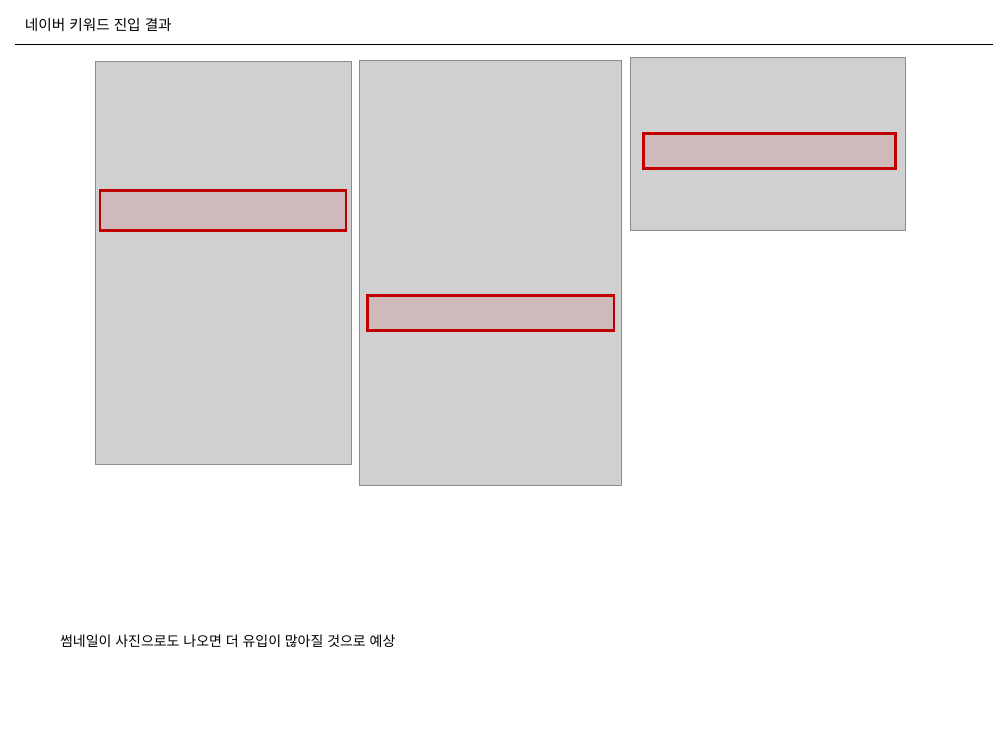
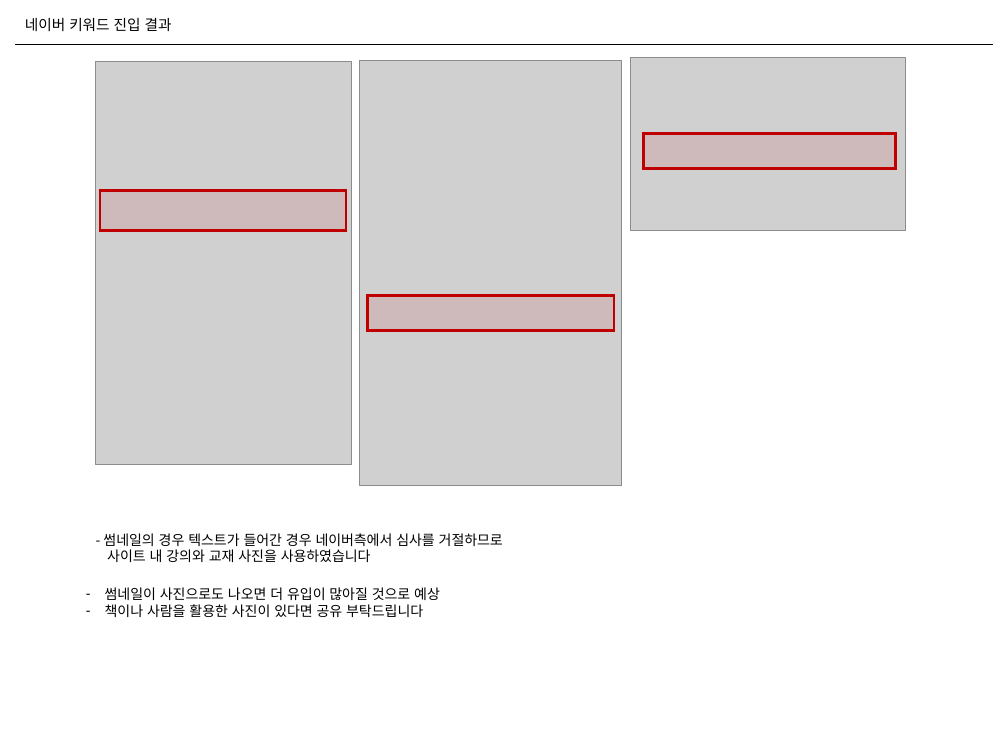
Before and after one commit to naxvinci/marketing, a slide deck: slide 26 of marketing_insights_GA.pptx (slide 23 before the commit). Drawn at 1008x756 pixels with LibreOffice and Linux fonts; fonts in the diff are those of the drawing; grey boxes stand for pictures. Boxes give left, top, right and bottom in pixels: in the first picture for what was removed or moved away, otherwise in the second. Text is boxed around its words. In the diff, an @@ line names an element or a change of style, - is before the commit and + after.

```diff
--- a/marketing_insights_GA.pptx
+++ b/marketing_insights_GA.pptx
@@ text added at <box>103,533,503,562</box>, 10 pt, text #000000 @@
+- 썸네일의 경우 텍스트가 들어간 경우 네이버측에서 심사를 거절하므로
+사이트 내 강의와 교재 사진을 사용하였습니다
@@ text "썸네일이 사진으로도 나오면 더 유입이 ...": place and size @@
-text "썸네일이 사진으로도 나오면 더 유입이 ..." at <box>60,634,396,647</box>
+text "썸네일이 사진으로도 나오면 더 유입이 ..." at <box>105,587,440,617</box>
@@ text at <box>105,587,440,600</box>: bullet none to - @@
@@ text at <box>105,604,423,617</box>: paragraph added @@
+– 책이나 사람을 활용한 사진이 있다면 공유 부탁드립니다
```
Also in this commit, not shown: 8 other slides changed, 4 slides added, 1 slide removed.
